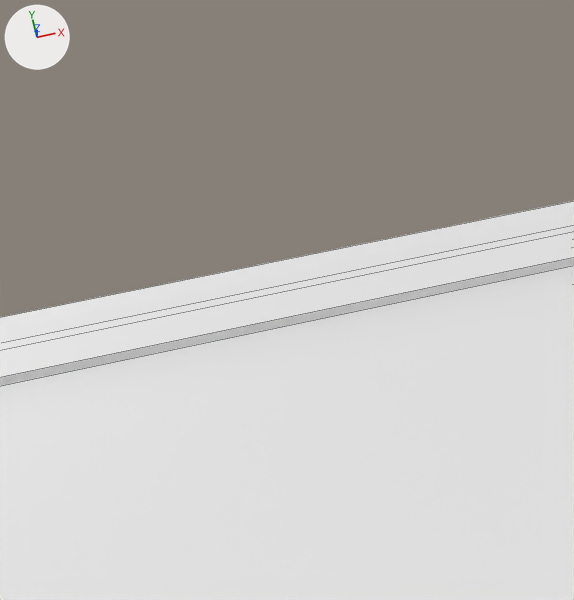
The Blender file CIS367_Term_Project/base_window.blend as it was, and as the next commit left it.
Both versions are drawn from a 50 mm camera at (-0.098, -1.944, 2.073) aimed at (0.04, -1.326, 0.525). Every picture has the same lights, and +X, +Y and +Z are marked at upper left. Mesh edges are drawn as thin lines.
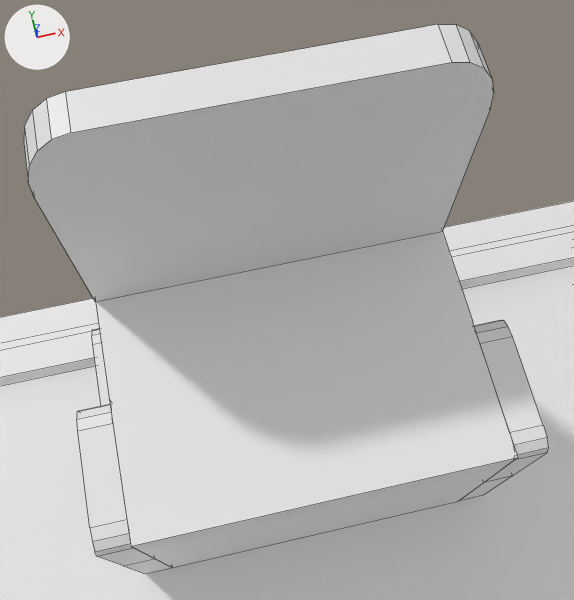
The newer file is also turned or shifted as a whole; pictures and numbers use the older file's frame.

Changed parts and their boxes [x1, y1, x2, y2] in the pictures (574 x 600 px):
'box', added: after [24, 24, 548, 574]

The edits, one by one:
Mesh me_plane is new.
It has 136 vertices, 68 faces and spans x -1.18..1.18, y -1.0..1.0, z -0.59..0.0.
Object 'box' (ob_box) is new; it shows me_plane.
Its location is (0.03, -1.145, 0.478).
Its rotation in degrees is (-90, 0, 0).
Its scale is (0.391, 0.605, 1.0).
